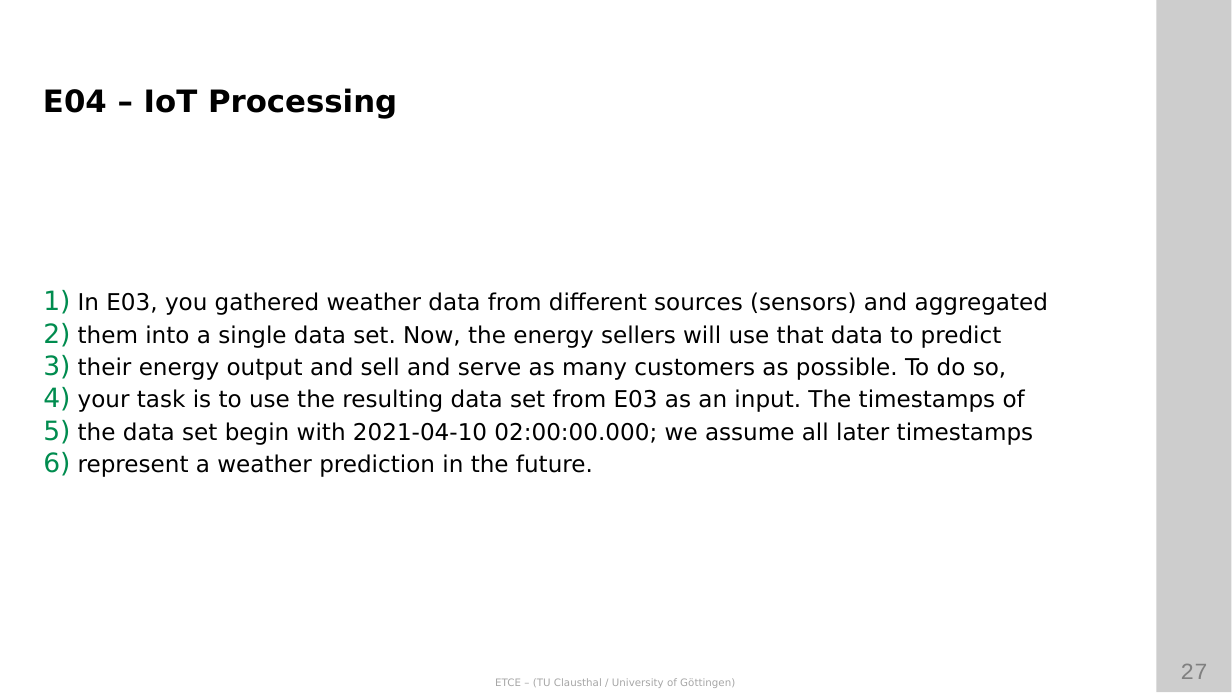
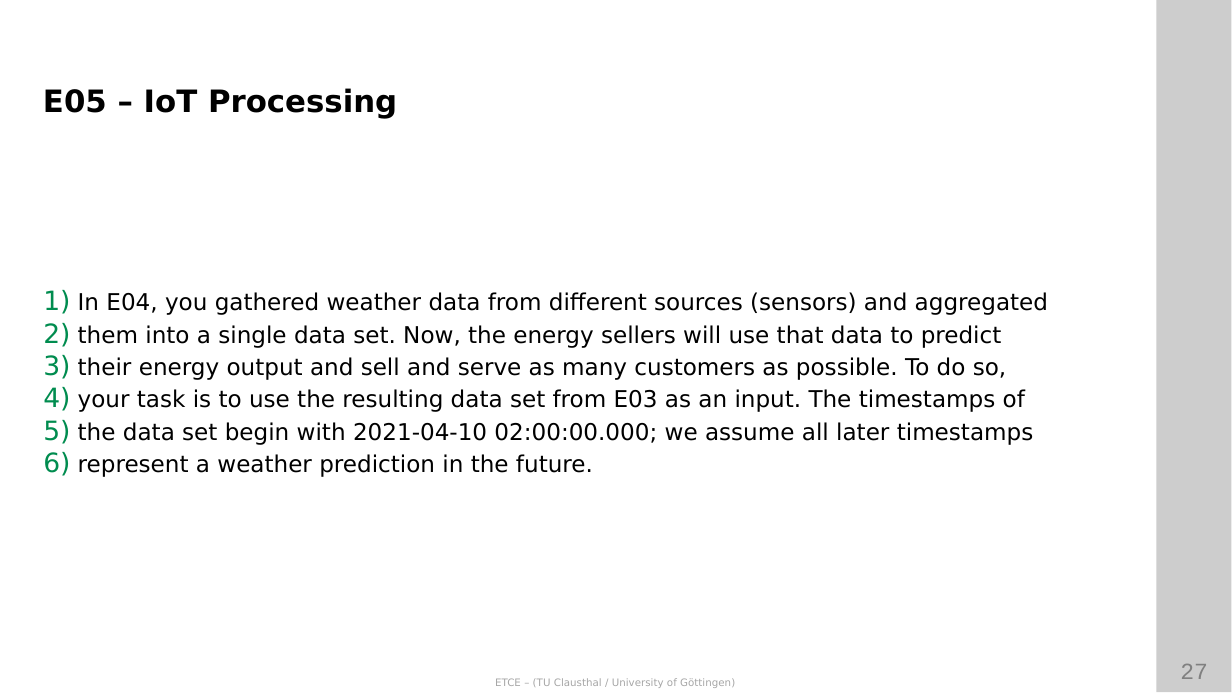
Before and after one commit to ETCE-LAB/teaching-material, a slide deck: slide 27 of Emerging-Technologies-for-the-Circular-Economy/ETCE-L05b-IoT-Security-and-Privacy.pptx. Drawn at 1232x693 pixels with LibreOffice and Linux fonts; fonts in the diff are those of the drawing; background and template pictures are left out. Boxes give left, top, right and bottom in pixels: in the first picture for what was removed or moved away, otherwise in the second. Text is boxed around its words. In the diff, an @@ line names an element or a change of style, - is before the commit and + after.

```diff
--- a/Emerging-Technologies-for-the-Circular-Economy/ETCE-L05b-IoT-Security-and-Privacy.pptx
+++ b/Emerging-Technologies-for-the-Circular-Economy/ETCE-L05b-IoT-Security-and-Privacy.pptx
@@ text at (43,88,397,119): text changed @@
-E04 – IoT Processing
+E05 – IoT Processing
@@ text in rectangle at (78,292,1048,315): text changed @@
-1) In E03, you gathered weather data from different sources (sensors) and aggregated
+1) In E04, you gathered weather data from different sources (sensors) and aggregated
```
Also in this commit, not shown: 1 other slide changed, 7 other files.
